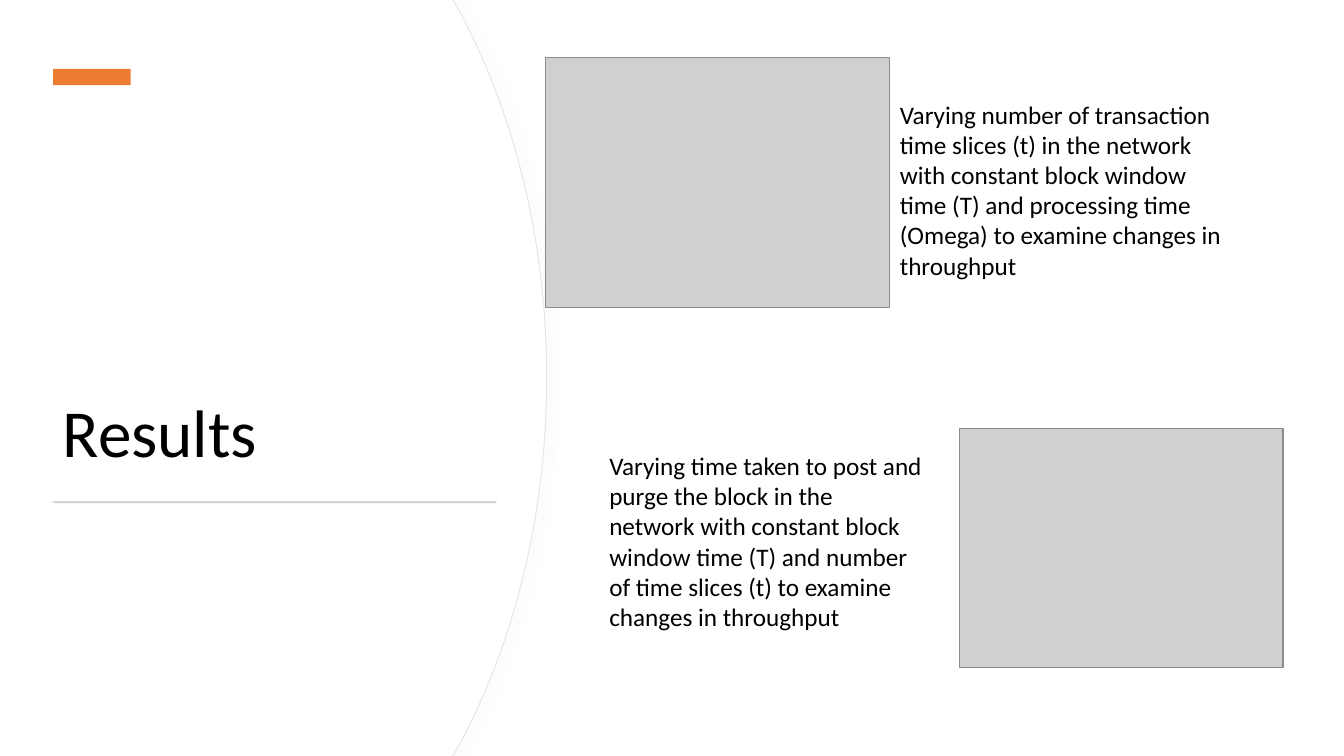
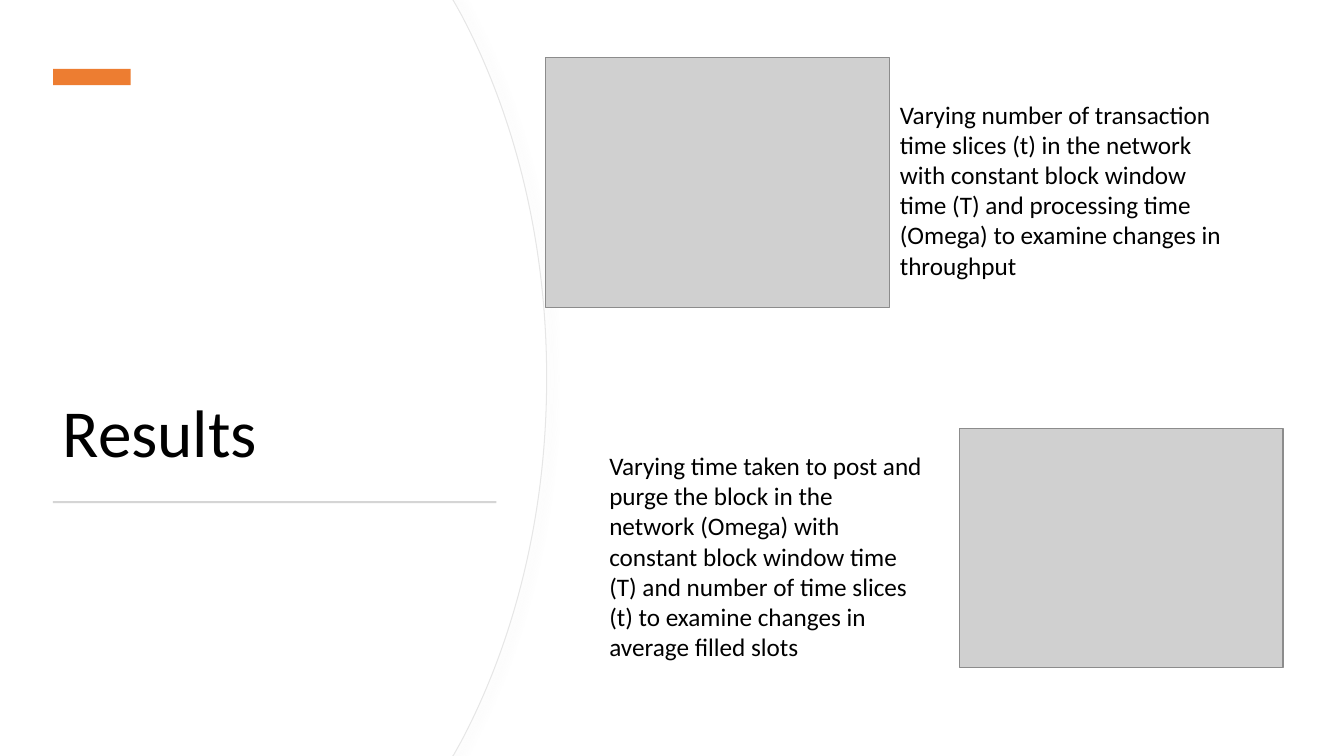
Before and after one commit to andrewqsmith/Block-Size-Optimization-for-VBASBS-Queueing-Model-for-Blockchain, a slide deck: slide 10 of Group Presentation.pptx. Drawn at 1344x756 pixels with LibreOffice and Linux fonts; fonts in the diff are those of the drawing; grey boxes stand for pictures. Boxes give left, top, right and bottom in pixels: in the first picture for what was removed or moved away, otherwise in the second. Text is boxed around its words. In the diff, an @@ line names an element or a change of style, - is before the commit and + after.

```diff
--- a/Group Presentation.pptx
+++ b/Group Presentation.pptx
@@ text at [609, 457, 922, 661]: text changed @@
-Varying time taken to post and purge the block in the network with constant block window time (T) and number of time slices (t) to examine changes in throughput
+Varying time taken to post and purge the block in the network (Omega) with constant block window time (T) and number of time slices (t) to examine changes in average filled slots
```
Also in this commit, not shown: 2 other slides changed.
